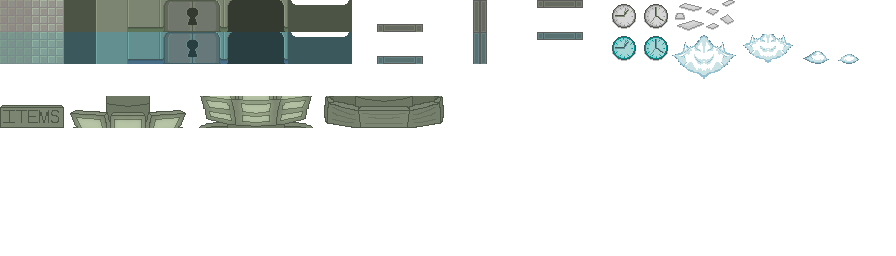
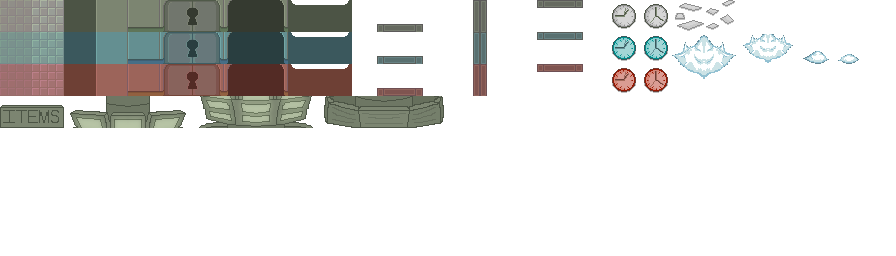
Two versions of the same layered image (896x256). Layer-by-layer changes:
painted on "All Tiles" over [0, 64, 668, 96]
